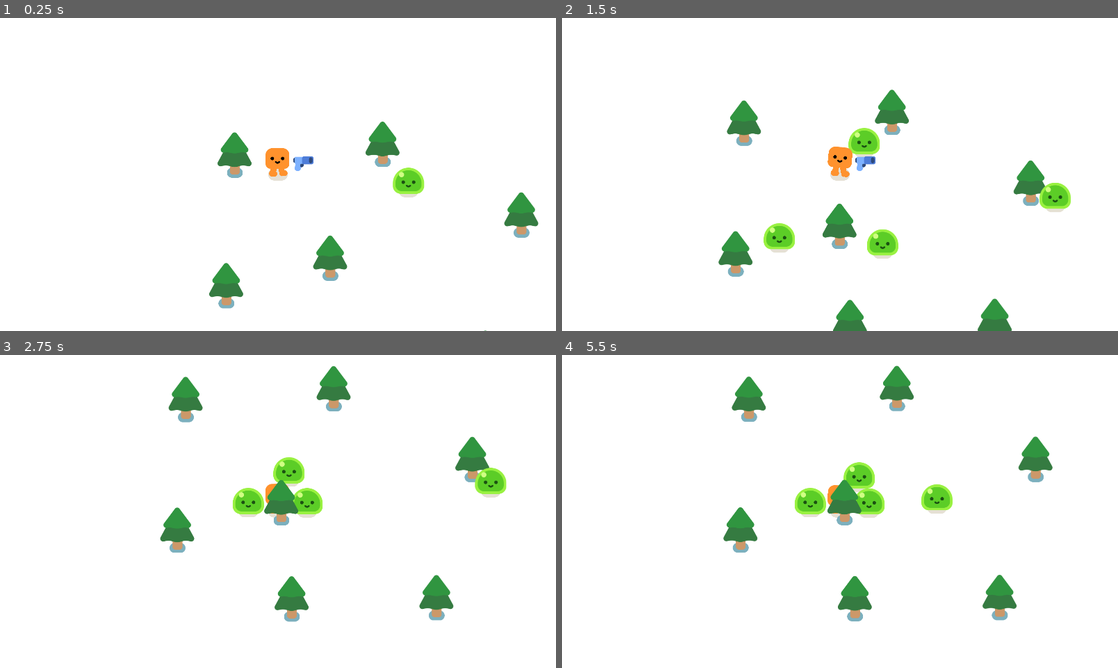
Above: before the commit, frames 1-4 (two rows, left to right).
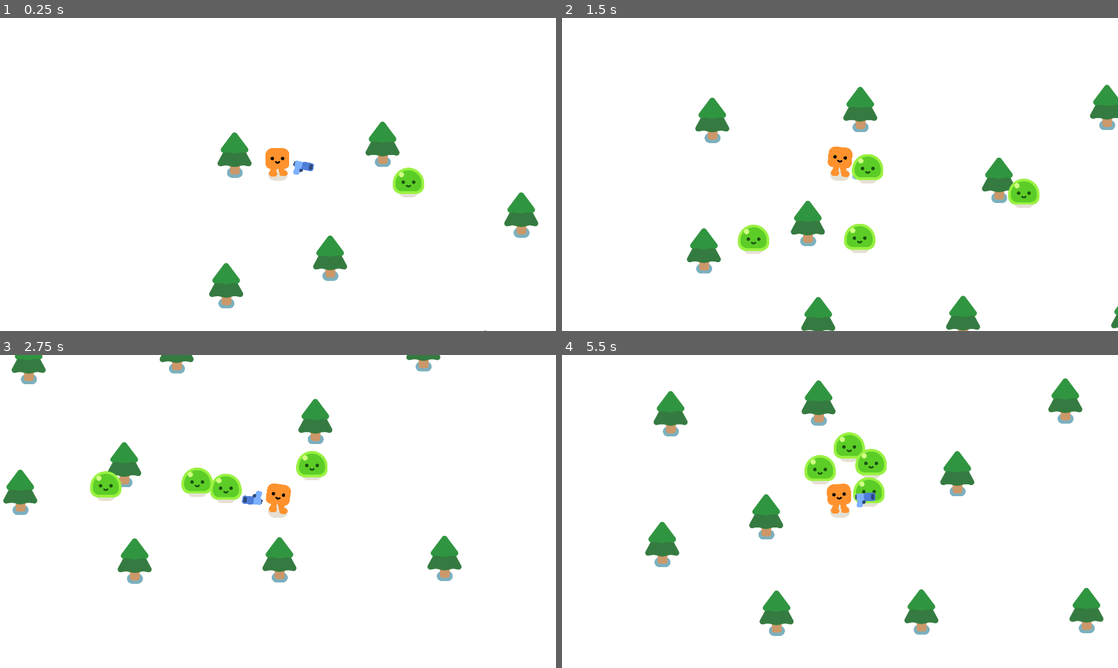
Above: after the commit, the same moments.

Repository: marjangoglani/2D_project_start_tutorial
Game: Godot game, scene res://game.tscn
Two runs of this game, one before a commit and one after it. Both use one fixed random seed, a clock stepped at 60 frames per second and the inputs below.
Inputs:
- Up to frame 1 (0.25 s): no input
- Up to frame 2 (1.5 s): hold D (move_right) 0.53-1.28 s; hold S (move_down) from 1.28 s (still down)
- Up to frame 3 (2.75 s): release S (move_down) at 2.03 s; hold D (move_right) from 2.03 s (still down)
- Up to frame 4 (5.5 s): release D (move_right) at 2.78 s; hold W (move_up) 2.78-3.53 s; hold A (move_left) 3.53-5.03 s; hold S (move_down) from 5.03 s (still down)

The runs differ from the first frame. In frame 1, 0.1% of the frame differs, in the area x 52-57%, y 44-51%; in frame 2, 10%; in frame 3, 11%; in frame 4, 11%, in the area x 14-98%, y 3-90%.

Commit message:
weapon rotation

Diff:
--- a/game.tscn
+++ b/game.tscn
@@ -4,7 +4,7 @@
 [ext_resource type="PackedScene" uid="uid://dn8p8i856plmn" path="res://pine_tree.tscn" id="2_d1lm6"]
 [ext_resource type="PackedScene" uid="uid://clnth4whpyolp" path="res://mob.tscn" id="3_3w6nk"]
 
-[node name="Game" type="Node2D"]
+[node name="game" type="Node2D"]
 y_sort_enabled = true
 
 [node name="CanvasLayer" type="CanvasLayer" parent="."]
--- a/gun.gd
+++ b/gun.gd
@@ -1,4 +1,7 @@
 extends Area2D
 
 func _physics_process(delta):
-	get_overlapping_bodies()
+	var enemies_in_range = get_overlapping_bodies()
+	if enemies_in_range.size() > 0:
+		var target_enemy = enemies_in_range.front()
+		look_at(target_enemy.global_position)
--- a/gun.tscn
+++ b/gun.tscn
@@ -6,7 +6,9 @@
 [sub_resource type="CircleShape2D" id="CircleShape2D_hux6d"]
 radius = 525.0
 
-[node name="Gun" type="Area2D"]
+[node name="gun" type="Area2D"]
+collision_layer = 0
+collision_mask = 2
 script = ExtResource("1_7i75i")
 
 [node name="CollisionShape2D" type="CollisionShape2D" parent="."]
--- a/mob.gd
+++ b/mob.gd
@@ -1,6 +1,6 @@
 extends CharacterBody2D
 
-@onready var player = get_node("/root/Game/player")
+@onready var player = get_node("/root/game/player")
 
 func _physics_process(delta):
 	var direction = global_position.direction_to(player.global_position)
--- a/mob.tscn
+++ b/mob.tscn
@@ -7,6 +7,9 @@
 radius = 48.0104
 
 [node name="mob" type="CharacterBody2D"]
+collision_layer = 2
+collision_mask = 3
+platform_floor_layers = 4294901760
 script = ExtResource("1_rqesm")
 
 [node name="Slime" parent="." instance=ExtResource("1_k8trn")]
--- a/player.tscn
+++ b/player.tscn
@@ -8,6 +8,7 @@
 radius = 54.0093
 
 [node name="player" type="CharacterBody2D"]
+platform_floor_layers = 4294901760
 script = ExtResource("1_u41y5")
 
 [node name="HappyBoo" parent="." instance=ExtResource("1_fvhvf")]
